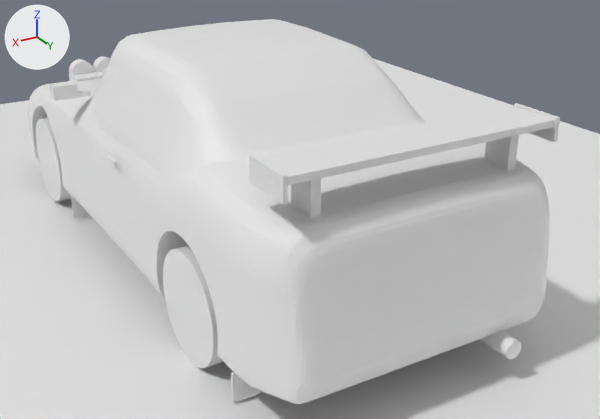
An edit to the Blender file blender/soraTurbo/soraTurbo.blend, drawn before and after from the same camera.
One viewpoint serves both versions: a 50 mm lens placed at (2.23, 4.86, 1.94), pointed at (-0.32, 0.61, -0.19). Arrows for +X, +Y and +Z are at upper left; the lights stay in place. The first picture is the older version.

In view in the first picture: 'body', 'exhaust', 'ground', 'wheel', 'wheel.002', 'wing', 'wingend_L', 'wingend_R', 'wingstay_L', 'wingstay_R' and 8 more.
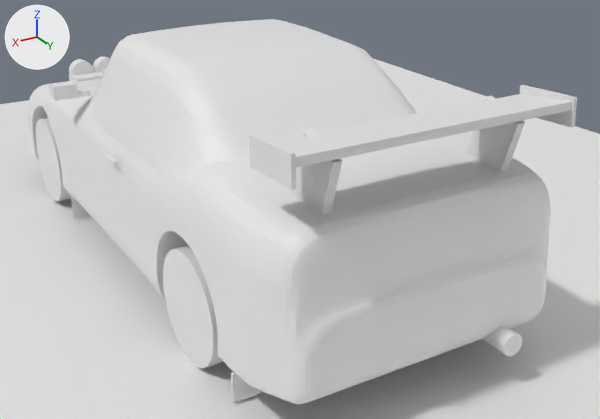
Commit message: feat: give the Sora the rear of its photos

Where the newer file only moved an object's origin or applied its transform, the numbers keep the older frame.

Location of each change, [x1, y1, x2, y2] in pixels of the pictures (600 x 419 px; the box of a moved part takes in the faces that stretch with it):
'body', reshaped
    before: [28, 19, 550, 404]
    after: [28, 19, 551, 405]
'wing', reshaped (6% shorter)
    before: [259, 107, 555, 185]
    after: [270, 94, 572, 167]
'wingend_L', reshaped (23% wider, 12% taller)
    before: [249, 154, 288, 205]
    after: [248, 133, 296, 190]
'wingstay_L', reshaped
    before: [291, 178, 321, 219]
    after: [292, 129, 342, 216]
'wingstay_R', reshaped
    before: [485, 135, 519, 170]
    after: [466, 96, 525, 172]
'wingend_R', reshaped (23% wider, 10% taller)
    before: [514, 103, 560, 142]
    after: [520, 85, 577, 128]
'exhaust', moved
    before: [481, 331, 521, 359]
    after: [483, 326, 522, 356]
part 1 of me_lower, moved or reshaped
    before: [32, 24, 550, 402]
    after: [32, 24, 551, 403]

What changed in the scene script:
```text
Change me_lower:
    remove me_lower.from_pydata(...)  # 11295 vertices, 13181 faces; spans x -0.84..0.84, y -1.99..2.35, z -0.32..0.94
    add me_lower.from_pydata(...)  # 12040 vertices, 13905 faces; spans x -0.84..0.84, y -1.99..2.36, z -0.32..0.94
    me_lower part 1: 397 vertices moved within x -0.83..0.83, y -1.99..2.35, z -0.32..0.93; 1142 vertices removed from x -0.84..0.84, y -1.99..2.35, z -0.32..0.94; 1887 vertices added at x -0.84..0.83, y -1.99..2.36, z -0.32..0.94
Change me_wingstay_l:
    remove me_wingstay_l.from_pydata(...)  # 8 vertices, 6 faces; spans x -0.025..0.025, y -0.08..0.08, z -0.11..0.11
    add me_wingstay_l.from_pydata(...)  # 8 vertices, 6 faces; spans x -0.073..-0.028, y -0.162..0.162, z -0.138..0.238
    me_wingstay_l part 2
    me_wingstay_l.vertices[0].co: (-0.025, -0.08, -0.11) -> (-0.073, -0.162, -0.067)
    me_wingstay_l.vertices[1].co: (-0.025, -0.08, 0.11) -> (-0.073, -0.067, 0.238)  # not seen -> pixel (312, 128)
    me_wingstay_l.vertices[2].co: (-0.025, 0.08, -0.11) -> (-0.073, 0.067, -0.138)
    me_wingstay_l.vertices[3].co: (-0.025, 0.08, 0.11) -> (-0.073, 0.162, 0.167)  # not seen -> pixel (342, 160)
    me_wingstay_l.vertices[4].co: (0.025, -0.08, -0.11) -> (-0.028, -0.162, -0.067)  # not seen -> pixel (291, 191)
    me_wingstay_l.vertices[5].co: (0.025, -0.08, 0.11) -> (-0.028, -0.067, 0.238)  # not seen -> pixel (303, 130)
    me_wingstay_l.vertices[6].co: (0.025, 0.08, -0.11) -> (-0.028, 0.067, -0.138)
    me_wingstay_l.vertices[7].co: (0.025, 0.08, 0.11) -> (-0.028, 0.162, 0.167)  # not seen -> pixel (333, 162)
Change me_wingstay_r:
    remove me_wingstay_r.from_pydata(...)  # 8 vertices, 6 faces; spans x -0.025..0.025, y -0.08..0.08, z -0.11..0.11
    add me_wingstay_r.from_pydata(...)  # 8 vertices, 6 faces; spans x 0.028..0.073, y -0.162..0.162, z -0.138..0.238
    me_wingstay_r part 3
    me_wingstay_r.vertices[0].co: (-0.025, -0.08, -0.11) -> (0.028, -0.162, -0.067)
    me_wingstay_r.vertices[1].co: (-0.025, -0.08, 0.11) -> (0.028, -0.067, 0.238)  # not seen -> pixel (491, 95)
    me_wingstay_r.vertices[2].co: (-0.025, 0.08, -0.11) -> (0.028, 0.067, -0.138)
    me_wingstay_r.vertices[3].co: (-0.025, 0.08, 0.11) -> (0.028, 0.162, 0.167)  # not seen -> pixel (525, 122)
    me_wingstay_r.vertices[4].co: (0.025, -0.08, -0.11) -> (0.073, -0.162, -0.067)  # not seen -> pixel (466, 152)
    me_wingstay_r.vertices[5].co: (0.025, -0.08, 0.11) -> (0.073, -0.067, 0.238)  # not seen -> pixel (484, 96)
    me_wingstay_r.vertices[6].co: (0.025, 0.08, -0.11) -> (0.073, 0.067, -0.138)
    me_wingstay_r.vertices[7].co: (0.025, 0.08, 0.11) -> (0.073, 0.162, 0.167)  # not seen -> pixel (518, 123)
Change me_wing:
    remove me_wing.from_pydata(...)  # 8 vertices, 6 faces; spans x -0.74..0.74, y -0.13..0.13, z -0.018..0.018
    add me_wing.from_pydata(...)  # 8 vertices, 6 faces; spans x -0.75..0.75, y -0.111..0.211, z 0.046..0.124
    me_wing part 4
    me_wing.vertices[0].co: (-0.74, -0.13, -0.018) -> (-0.75, -0.106, 0.046)
    me_wing.vertices[1].co: (-0.74, -0.13, 0.018) -> (-0.75, -0.111, 0.086)  # pixel (516, 106) -> not seen
    me_wing.vertices[2].co: (-0.74, 0.13, -0.018) -> (-0.75, 0.211, 0.084)  # pixel (555, 126) -> pixel (573, 109)
    me_wing.vertices[3].co: (-0.74, 0.13, 0.018) -> (-0.75, 0.206, 0.124)  # pixel (556, 119) -> pixel (573, 101)
    me_wing.vertices[4].co: (0.74, -0.13, -0.018) -> (0.75, -0.106, 0.046)
    me_wing.vertices[5].co: (0.74, -0.13, 0.018) -> (0.75, -0.111, 0.086)
    me_wing.vertices[6].co: (0.74, 0.13, -0.018) -> (0.75, 0.211, 0.084)  # not seen -> pixel (292, 168)
    me_wing.vertices[7].co: (0.74, 0.13, 0.018) -> (0.75, 0.206, 0.124)
Change me_wingend_l:
    remove me_wingend_l.from_pydata(...)  # 8 vertices, 6 faces; spans x -0.01..0.01, y -0.14..0.14, z -0.06..0.06
    add me_wingend_l.from_pydata(...)  # 8 vertices, 6 faces; spans x 0.0..0.02, y -0.123..0.223, z 0.017..0.173
    me_wingend_l part 5
    me_wingend_l.vertices[0].co: (-0.01, -0.14, -0.06) -> (0.0, -0.116, 0.017)
    me_wingend_l.vertices[1].co: (-0.01, -0.14, 0.06) -> (0.0, -0.123, 0.156)  # pixel (253, 154) -> pixel (252, 133)
    me_wingend_l.vertices[2].co: (-0.01, 0.14, -0.06) -> (0.0, 0.223, 0.034)  # pixel (287, 203) -> pixel (296, 188)
    me_wingend_l.vertices[3].co: (-0.01, 0.14, 0.06) -> (0.0, 0.216, 0.173)  # pixel (287, 175) -> pixel (295, 153)
    me_wingend_l.vertices[4].co: (0.01, -0.14, -0.06) -> (0.02, -0.116, 0.017)  # pixel (249, 182) -> pixel (249, 167)
    me_wingend_l.vertices[5].co: (0.01, -0.14, 0.06) -> (0.02, -0.123, 0.156)  # pixel (249, 155) -> pixel (248, 134)
    me_wingend_l.vertices[6].co: (0.01, 0.14, -0.06) -> (0.02, 0.223, 0.034)  # pixel (283, 204) -> pixel (291, 189)
    me_wingend_l.vertices[7].co: (0.01, 0.14, 0.06) -> (0.02, 0.216, 0.173)  # pixel (283, 176) -> pixel (290, 154)
Change me_wingend_r:
    remove me_wingend_r.from_pydata(...)  # 8 vertices, 6 faces; spans x -0.01..0.01, y -0.14..0.14, z -0.06..0.06
    add me_wingend_r.from_pydata(...)  # 8 vertices, 6 faces; spans x -0.02..0.0, y -0.123..0.223, z 0.017..0.173
    me_wingend_r part 6
    me_wingend_r.vertices[0].co: (-0.01, -0.14, -0.06) -> (-0.02, -0.116, 0.017)
    me_wingend_r.vertices[1].co: (-0.01, -0.14, 0.06) -> (-0.02, -0.123, 0.156)  # pixel (517, 103) -> pixel (523, 84)
    me_wingend_r.vertices[2].co: (-0.01, 0.14, -0.06) -> (-0.02, 0.223, 0.034)  # pixel (557, 141) -> pixel (574, 126)
    me_wingend_r.vertices[3].co: (-0.01, 0.14, 0.06) -> (-0.02, 0.216, 0.173)  # pixel (560, 117) -> pixel (577, 97)
    me_wingend_r.vertices[4].co: (0.01, -0.14, -0.06) -> (0.0, -0.116, 0.017)
    me_wingend_r.vertices[5].co: (0.01, -0.14, 0.06) -> (0.0, -0.123, 0.156)  # pixel (514, 103) -> pixel (520, 85)
    me_wingend_r.vertices[6].co: (0.01, 0.14, -0.06) -> (0.0, 0.223, 0.034)  # pixel (554, 142) -> pixel (571, 127)
    me_wingend_r.vertices[7].co: (0.01, 0.14, 0.06) -> (0.0, 0.216, 0.173)  # pixel (557, 117) -> pixel (574, 97)
Change ob_exhaust:
    ob_exhaust.location: (-0.45, 2.33, -0.3) -> (-0.42, 2.34, -0.25)
```
